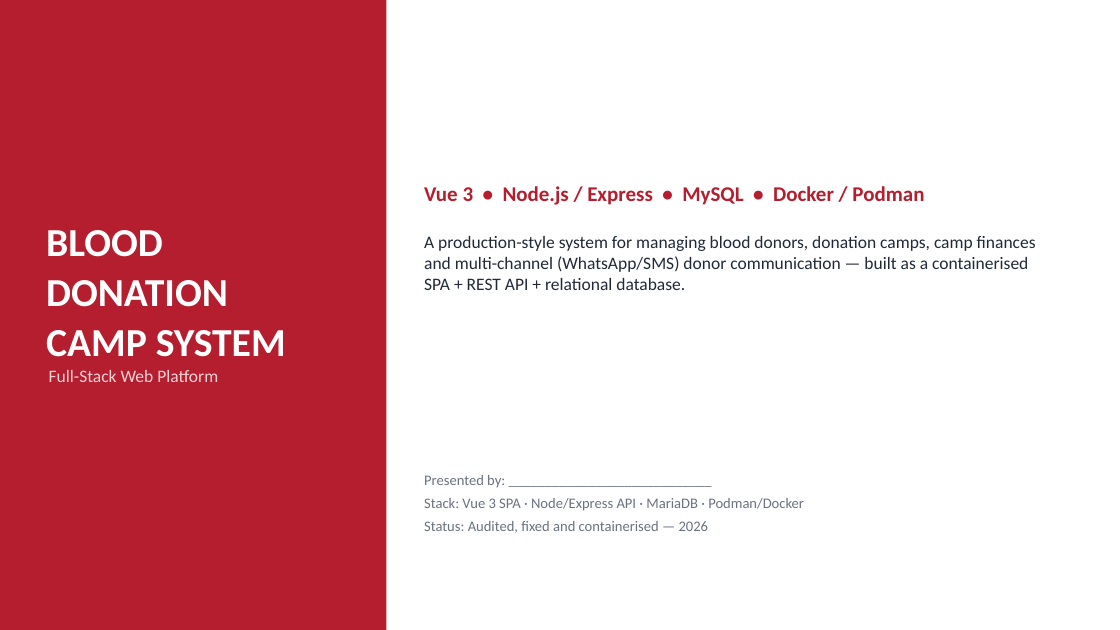
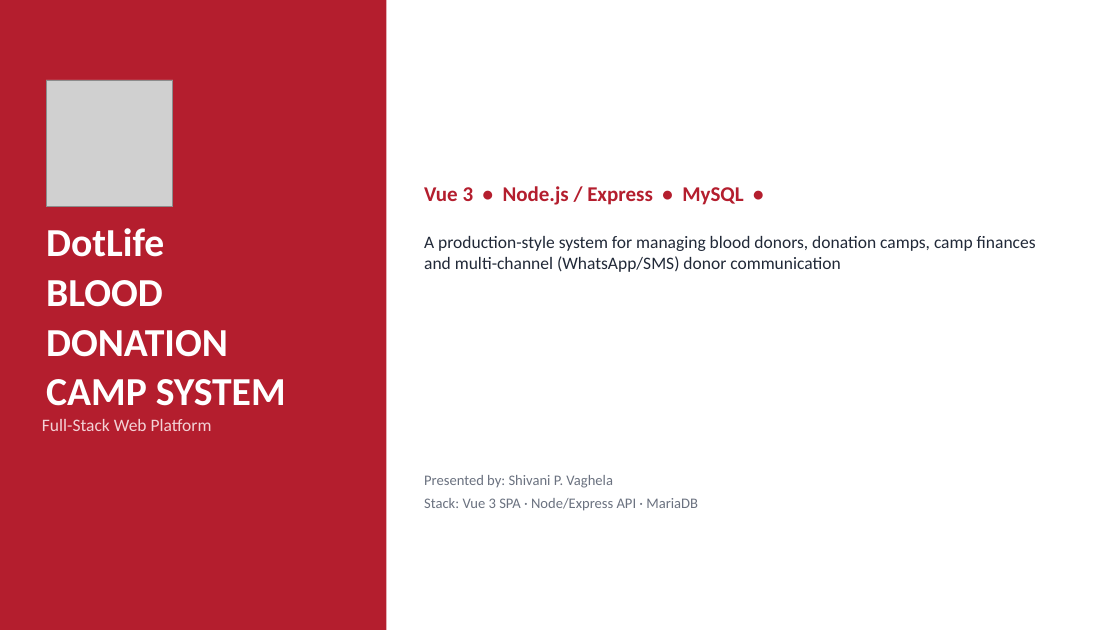
Before and after one commit to 0x0prateek/Blood-Donation-Camp-System, a slide deck: slide 1 of docs/DotLife_Presentation.pptx. Drawn at 1120x630 pixels with LibreOffice and Linux fonts; fonts in the diff are those of the drawing; grey boxes stand for pictures. Boxes give left, top, right and bottom in pixels: in the first picture for what was removed or moved away, otherwise in the second. Text is boxed around its words. In the diff, an @@ line names an element or a change of style, - is before the commit and + after.

```diff
--- a/docs/DotLife_Presentation.pptx
+++ b/docs/DotLife_Presentation.pptx
@@ picture added at box(46, 80, 173, 207) @@
@@ text at box(424, 186, 743, 205): text changed @@
-Vue 3 • Node.js / Express • MySQL • Docker / Podman
+Vue 3 • Node.js / Express • MySQL •
@@ text at box(46, 228, 164, 257): paragraph added @@
+DotLife
@@ text at box(424, 236, 1036, 272): text changed @@
-A production-style system for managing blood donors, donation camps, camp finances and multi-channel (WhatsApp/SMS) donor communication — built as a containerised SPA + REST API + relational database.
+A production-style system for managing blood donors, donation camps, camp finances and multi-channel (WhatsApp/SMS) donor communication
@@ text "Full-Stack Web Platform": place and size @@
-text "Full-Stack Web Platform" at box(49, 370, 218, 382)
+text "Full-Stack Web Platform" at box(42, 419, 212, 431)
@@ text at box(424, 475, 698, 511): text changed @@
-Presented by: ____________________________
-Stack: Vue 3 SPA · Node/Express API · MariaDB · Podman/Docker
-Status: Audited, fixed and containerised — 2026
+Presented by: Shivani P. Vaghela
+Stack: Vue 3 SPA · Node/Express API · MariaDB
```
Also in this commit, not shown: 6 other slides changed.
